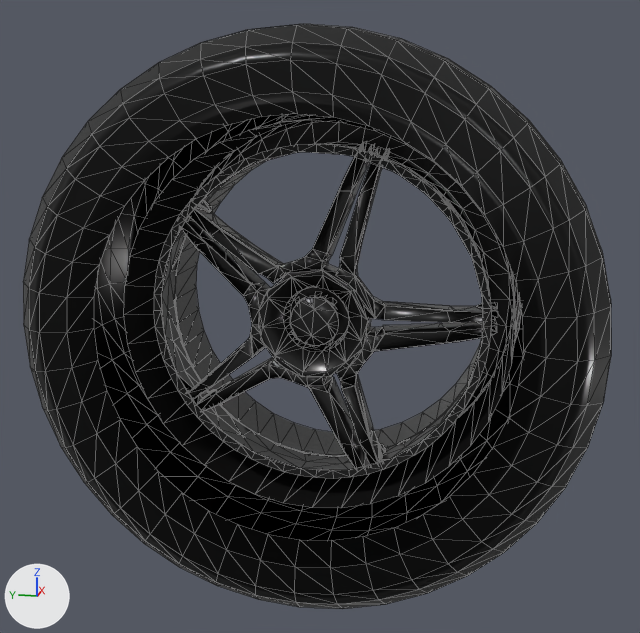
The glTF model public/parts/wheel_arashi.glb as it was, and as the next commit left it.
Camera for both pictures: a 50 mm camera at (-0.874, -0.175, 0.216) aimed at (-0.001, 0.0, -0.002). Lighting does not change. The marker at lower left points along +X, +Y and +Z. The picture after the commit comes second. Mesh edges are drawn as thin lines. Where no turn or scale is listed for an object, it has been applied to the vertices. Vertices at exactly the same position are counted once.

In view in the first picture: 'Wheel'.
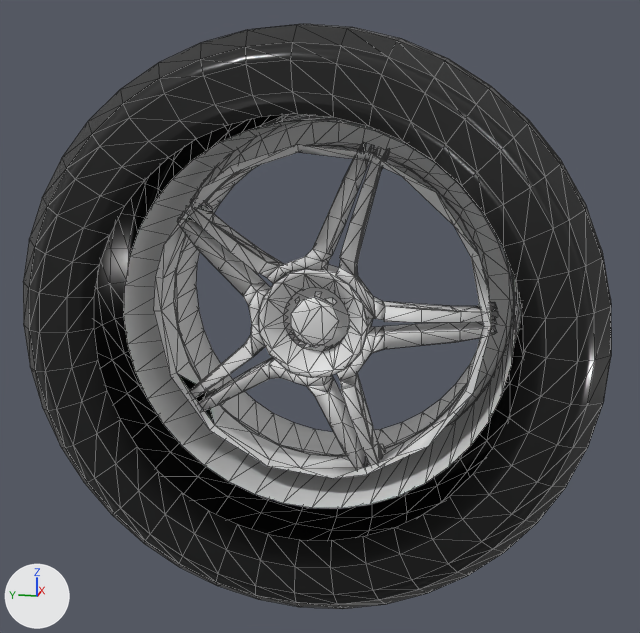
Diff of the bpy script that builds the scene:
```diff
--- a/public/parts/wheel_arashi.glb.py
+++ b/public/parts/wheel_arashi.glb.py
@@ mat_rim @@
 n0 = _N.new('ShaderNodeBsdfPrincipled'); n0.name = 'Principled BSDF'
-n0.inputs[1].default_value = 0.4  # 'Metallic'
-n0.inputs[2].default_value = 0.272  # 'Roughness'
 n1 = _N.new('ShaderNodeOutputMaterial'); n1.name = 'Material Output'
-n2 = _N.new('ShaderNodeMix'); n2.name = 'Mix'
-n2.data_type = 'RGBA'
-n2.blend_type = 'MULTIPLY'
-n2.inputs[0].default_value = 1.0  # 'Factor'
-n2.inputs[7].default_value = (0.0166, 0.0166, 0.0166, 1.0)  # 'B', black #232323
-n3 = _N.new('ShaderNodeVertexColor'); n3.name = 'Color Attribute'
 _L.new(n0.outputs[0], n1.inputs[0])  # 'BSDF' to 'Surface'
-_L.new(n2.outputs[2], n0.inputs[0])  # 'Result' to 'Base Color'
-_L.new(n3.outputs[0], n2.inputs[6])  # 'Color' to 'A'
@@ me_wheels_wheel_arashi @@
 # used by ob_wheel; location = (0.0, 0.0, 0.0)
-me_wheels_wheel_arashi.from_pydata(...)  # 1786 vertices, 2819 faces; spans x -0.125..0.125, y -0.28..0.28, z -0.28..0.28
+me_wheels_wheel_arashi.from_pydata(...)  # 1638 vertices, 2819 faces; spans x -0.125..0.125, y -0.28..0.28, z -0.28..0.28
+# me_wheels_wheel_arashi part 1: 6 vertices moved from x -0.041..0.028, y -0.164..0.131, z -0.054..0.156 to x -0.041..0.028, y -0.163..0.131, z -0.054..0.156; 406 vertices removed from x -0.043..0.035, y -0.18..0.173, z -0.174..0.175; 270 vertices added at x -0.043..0.035, y -0.17..0.17, z -0.17..0.17
+# other edits to the shape of me_wheels_wheel_arashi do not show in these pictures
 me_wheels_wheel_arashi.materials.append(mat_rim)
```

Boxes [x1, y1, x2, y2] around the edits, measured in the pictures (640 x 633 px; the box of a moved part takes in the faces that stretch with it):
'Wheel', recoloured, reshaped (lighter): [23, 24, 611, 609] in both
part 1 of me_wheels_wheel_arashi, moved or reshaped: before [154, 141, 498, 479]; after [161, 145, 498, 469]
